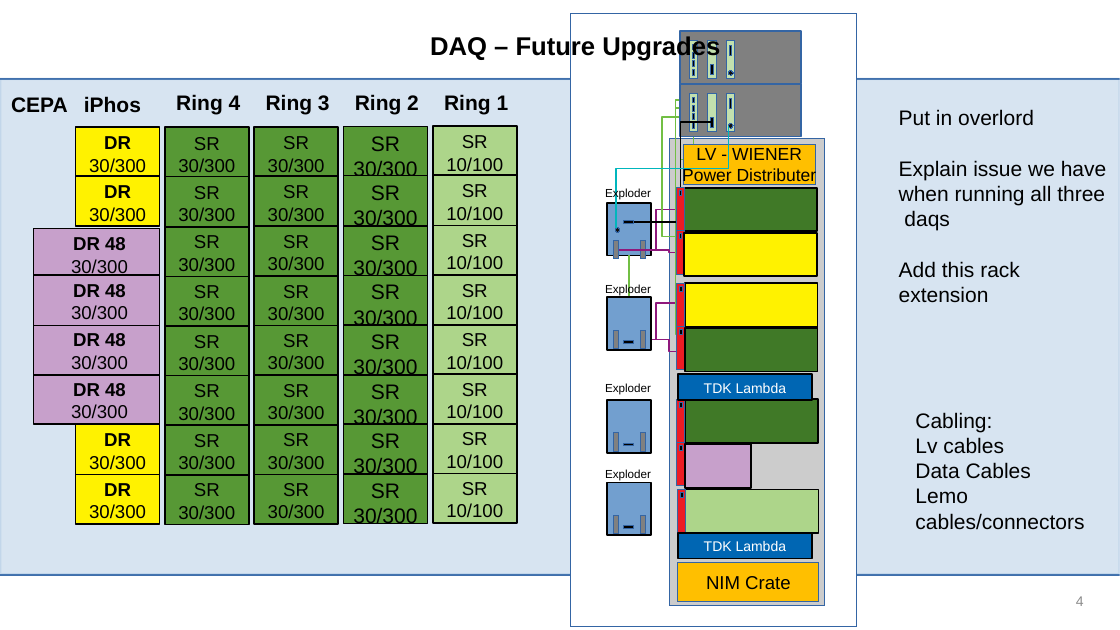
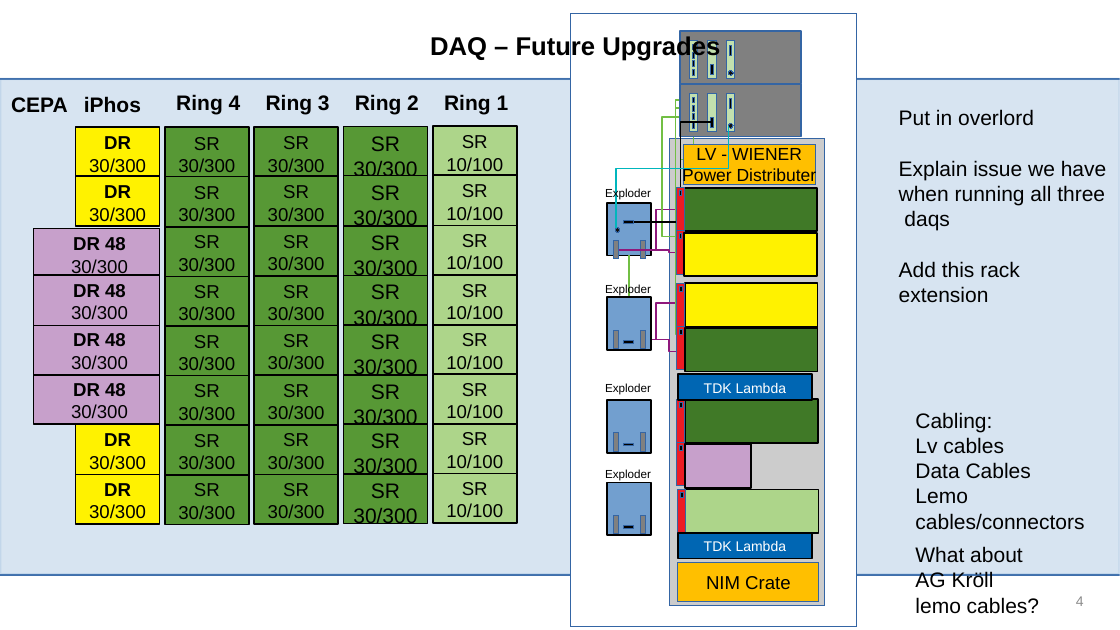
Before and after one commit to jenegger/r3bweek_24_paris, a slide deck: slide 4 of wg_califa_meeting_18_10_2024.odp. Drawn at 1120x630 pixels with LibreOffice and Linux fonts; fonts in the diff are those of the drawing; background and template pictures are left out. Boxes give left, top, right and bottom in pixels: in the first picture for what was removed or moved away, otherwise in the second. Text is boxed around its words. In the diff, an @@ line names an element or a change of style, - is before the commit and + after.

Commit message:
smmal ch

```diff
--- a/wg_califa_meeting_18_10_2024.odp
+++ b/wg_califa_meeting_18_10_2024.odp
@@ text added at box(915, 546, 1039, 614), 18 pt, text #000000 @@
+What about AG Kröll lemo cables?
```
